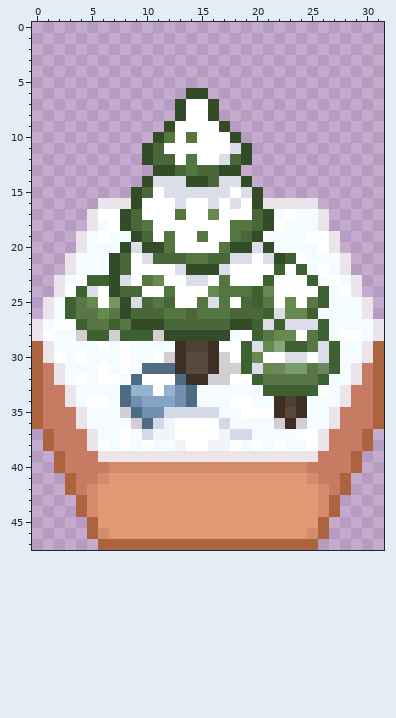
Pixel-art sprite, stored at assets/sprites/ground/Snow_Pine.png. The first picture shows the starting point.
The file is 32x48 pixels. Colours within 5 levels of each other are drawn and written as one.
New version:
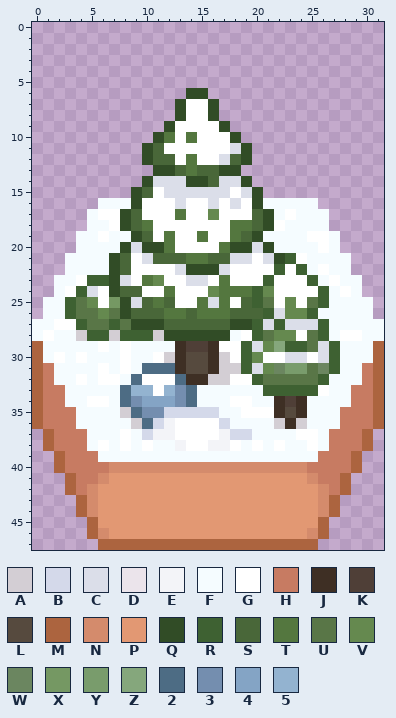
Palette (. is transparent): A #d3ced4  B #d4d9ea  C #dbdee9  D #ebe4eb  E #f3f4f8  F #f5fcff  G #ffffff  H #c77b62  J #3e2f24  K #4f3f37  L #564a3e  M #ac643f  N #d48b6c  P #e29873  Q #314c26  R #3e6132  S #496739  T #54773f  U #597647  V #65894f  W #6b8660  X #759863  Y #799c6c  Z #85a77c  2 #4d6c84  3 #748eaf  4 #84a4c5  5 #93b3d0
Difference:
@@ x 0..31 @@
 15 .........QSGCCCCCCGCQ...........
-16 ......DDDQGGGCGGCGCGQDDDDD......
-17 .....DGGQSGGGTGGVGGGSQFGFFD.....
-18 .....DFGQSTGGGGGGGTTSQGFFFD.....
-19 ....DFGFFQSGTGGTGGTSQFFFFGGD....
-20 ....DFFFQCQQTGGGGTQQCQFFFFGD....
-21 ...DFFFQSGCSSSTTSSCCGCQRGFFFD...
-22 ...DFFFQSGGGGCQQQCGGGGRGRFGFD...
-23 ..DFGRRQCGTVGGCCGTGGGRGGGRFGFD..
-24 ..DGRCGQSSGGTGGGVTTTRVGGGGRFGD..
-25 .DFRUVGXQCSTSGGTCTGSRUGVGURFFFD.
-26 .DFRUUVUQSSSTTSTTTSSSRCVVRFFFFD.
-27 DFGGRUURUQQQSSSSSSQQRCRCCCRFFFFD
-28 DGFFARRARRRAQQQQQQFGRUVVGURFGGFD
-29 MDFFFFGFGFFFFJKKJGGRCVZRRUCRFFDM
-30 MDGFGFFFGFFGAJLLJAGRVGGCCGCRFFDM
-31 MHDFFFGFGF222JLLJAARCVWYYUWRFDHM
-32 MHDFGFGGF2GGG2JJAAGGRUUUUURFFDHM
-33 MHHDFFFF255G532FFFFFFRRRRRGFDHHM
-34 MHHDFGGF2344432FFFGGFFJKJFFFDHHM
-35 MHHHDFFFA233BBBBBFFGGGJLJFFDHHHM
-36 MHHHDFFFFA2BEGGGGBFFFFAJAFFDHHHM
-37 .MHHHDFFGFBEEGGGGEBBFFFFGGDHHHM.
-38 .MHHHDGFGFGFFEGGEEGFGFGFFGDHHHM.
-39 ..MHHHDDDDDDDDDDDDDDDDDDDDHHHM..
+16 ......FFFQGGGCGGCGCGQFFFFF......
+17 .....FGGQSGGGTGGVGGGSQFGFFF.....
+18 .....FFGQSTGGGGGGGTTSQGFFFF.....
+19 ....FFGFFQSGTGGTGGTSQFFFFGGF....
+20 ....FFFFQCQQTGGGGTQQCQFFFFGF....
+21 ...FFFFQSGCSSSTTSSCCGCQRGFFFF...
+22 ...FFFFQSGGGGCQQQCGGGGRGRFGFF...
+23 ..FFGRRQCGTVGGCCGTGGGRGGGRFGFF..
+24 ..FGRCGQSSGGTGGGVTTTRVGGGGRFGF..
+25 .FFRUVGXQCSTSGGTCTGSRUGVGURFFFF.
+26 .FFRUUVUQSSSTTSTTTSSSRCVVRFFFFF.
+27 FFGGRUURUQQQSSSSSSQQRCRCCCRFFFFF
+28 FGFFARRARRRAQQQQQQFGRUVVGURFGGFF
+29 MFFFFFGFGFFFFJKKJGGRCVZRRUCRFFFM
+30 MFGFGFFFGFFGAJLLJAGRVGGCCGCRFFFM
+31 MHFFFFGFGF222JLLJAARCVWYYUWRFFHM
+32 MHFFGFGGF2GGG2JJAAGGRUUUUURFFFHM
+33 MHHFFFFF255G532FFFFFFRRRRRGFFHHM
+34 MHHFFGGF2344432FFFGGFFJKJFFFFHHM
+35 MHHHFFFFA233BBBBBFFGGGJLJFFFHHHM
+36 MHHHFFFFFA2BEGGGGBFFFFAJAFFFHHHM
+37 .MHHHFFFGFBEEGGGGEBBFFFFGGFHHHM.
+38 .MHHHFGFGFGFFEGGEEGFGFGFFGFHHHM.
+39 ..MHHHFFFFFFFFFFFFFFFFFFFFHHHM..
 40 ..MHHHHNNNNNNNNNNNNNNNNNNHHHHM..
Boxes around the changes in both pictures, in picture pixels (x1, y1, x2, y2):
changed: (32, 198, 384, 462)
